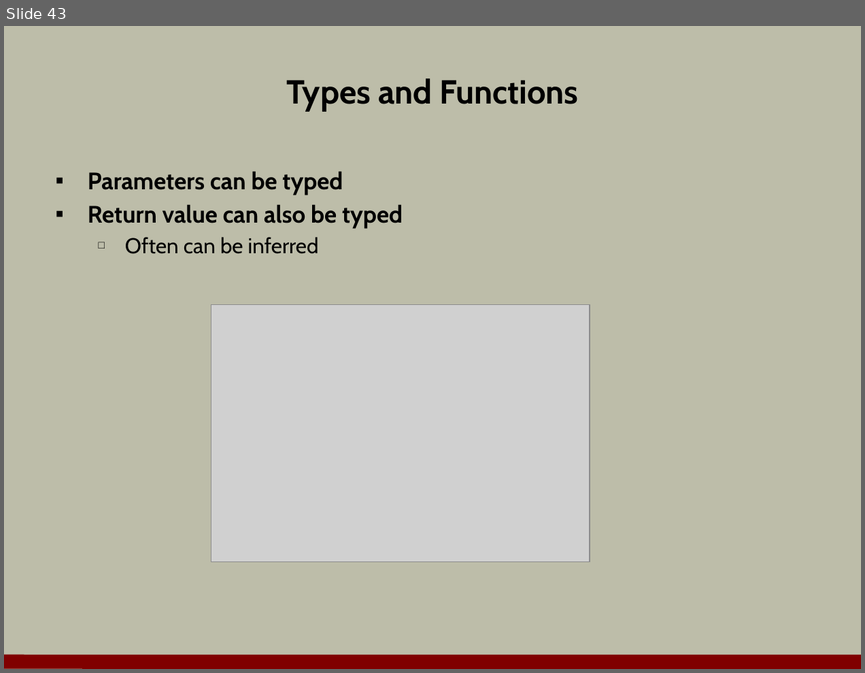
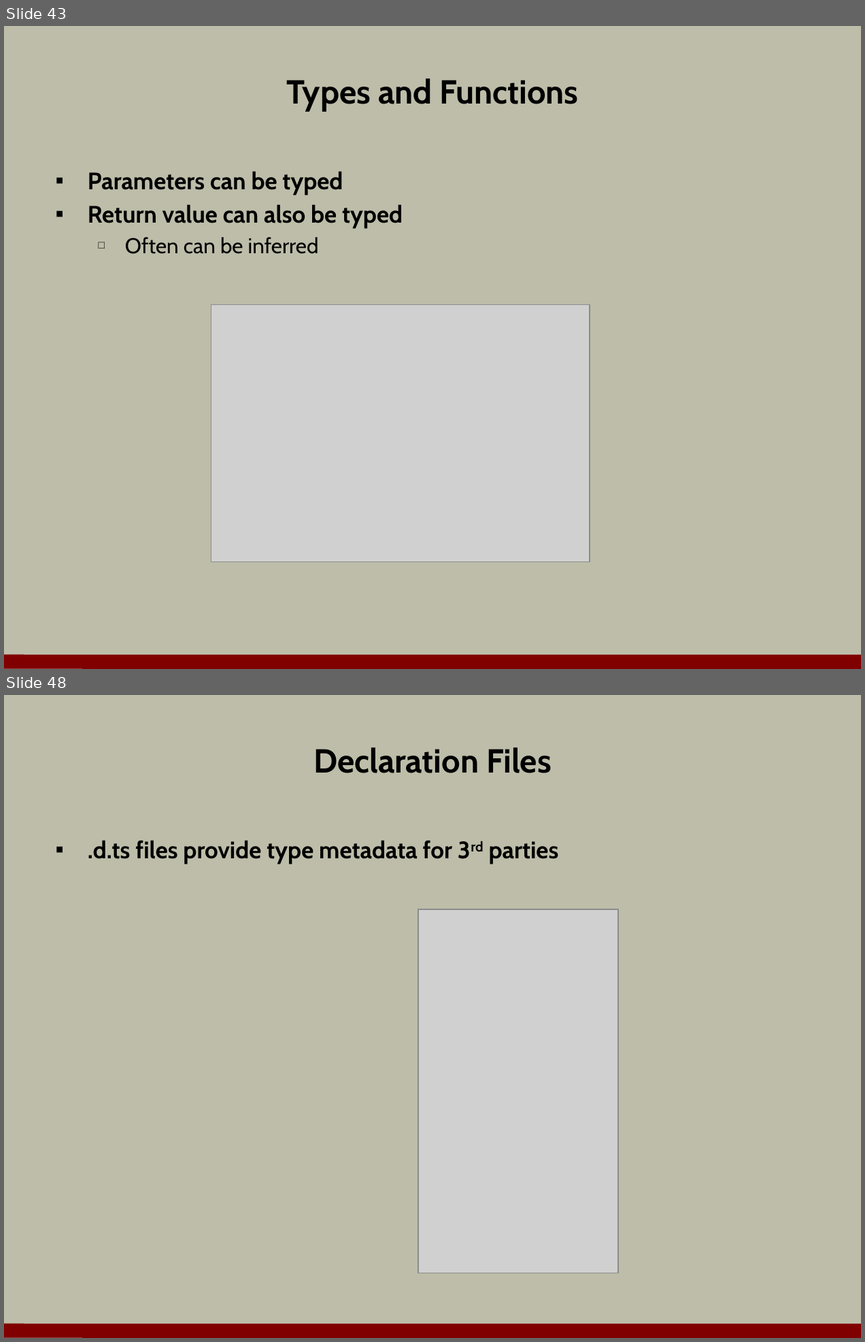
Before and after one commit to OdeToCode/classes, a slide deck: angular2/slides/02_Language.pptx. Shown one above the other, each under a label of ours: slide 43 before the commit, slides 43 and 48 after it; the slides between them are not shown. The pictures are 865x673 and 865x1342 pixels, drawn with LibreOffice and Linux fonts; fonts in the diff are those of the drawing; grey boxes stand for pictures; background and template pictures are left out. Boxes give left, top, right and bottom in pixels: in the first picture for what was removed or moved away, otherwise in the second. Text is boxed around its words. In the diff, an @@ line names an element or a change of style, - is before the commit and + after.

```diff
--- a/angular2/slides/02_Language.pptx
+++ b/angular2/slides/02_Language.pptx
@@ slide 48 added at (4,695,861,1338), background #BDBDA9; not listed: 1 template element that a slide beside it also shows @@
@@ title added at (313,747,551,773), 28 pt, text #000000, bold @@
+Declaration Files
@@ text added at (88,840,559,864), 20 pt, text #000000, bold @@
+▪ .d.ts files provide type metadata for 3rd parties
@@ picture added at (418,909,617,1272) @@
```
Also in this commit, not shown: 2 slides changed, 4 other slides added, 6 slides removed, 2 other files.
